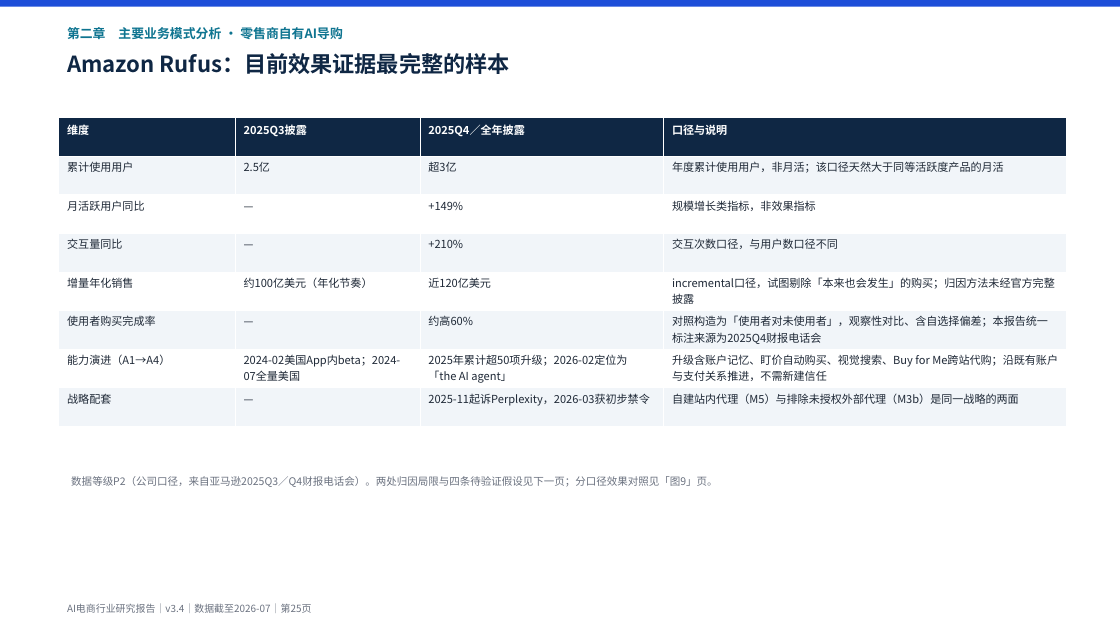
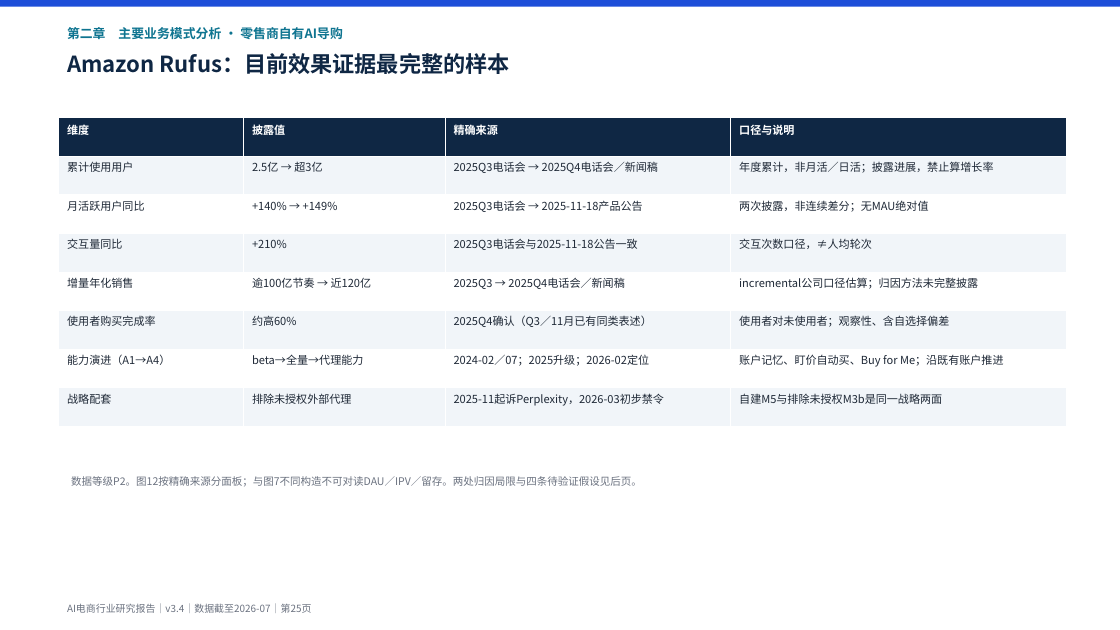
Before and after one commit to breeze2623-create/Aicommerce, a slide deck: slide 25 of report/AI电商行业研究报告.pptx. Drawn at 1120x630 pixels with LibreOffice and Linux fonts; fonts in the diff are those of the drawing. Boxes give left, top, right and bottom in pixels: in the first picture for what was removed or moved away, otherwise in the second. Text is boxed around its words. In the diff, an @@ line names an element or a change of style, - is before the commit and + after.

```diff
--- a/report/AI电商行业研究报告.pptx
+++ b/report/AI电商行业研究报告.pptx
@@ table at [59,118,1067,427] @@
-row 1, column 2: 2025Q3披露
+row 1, column 2: 披露值
-row 1, column 3: 2025Q4／全年披露
+row 1, column 3: 精确来源
-row 2: 累计使用用户 | 2.5亿 | 超3亿 | 年度累计使用用户，非月活；该口径天然大于同等活跃度产品的月活
+row 2: 累计使用用户 | 2.5亿 → 超3亿 | 2025Q3电话会 → 2025Q4电话会／新闻稿 | 年度累计，非月活／日活；披露进展，禁止算增长率
-row 3: 月活跃用户同比 | — | +149% | 规模增长类指标，非效果指标
+row 3: 月活跃用户同比 | +140% → +149% | 2025Q3电话会 → 2025-11-18产品公告 | 两次披露，非连续差分；无MAU绝对值
-row 4: 交互量同比 | — | +210% | 交互次数口径，与用户数口径不同
+row 4: 交互量同比 | +210% | 2025Q3电话会与2025-11-18公告一致 | 交互次数口径，≠人均轮次
-row 5: 增量年化销售 | 约100亿美元（年化节奏） | 近120亿美元 | incremental口径，试图剔除「本来也会发生」的购买；归因方法未经官方完整披露
+row 5: 增量年化销售 | 逾100亿节奏 → 近120亿 | 2025Q3 → 2025Q4电话会／新闻稿 | incremental公司口径估算；归因方法未完整披露
-row 6: 使用者购买完成率 | — | 约高60% | 对照构造为「使用者对未使用者」，观察性对比、含自选择偏差；本报告统一标注来源为2025Q4财报电话会
+row 6: 使用者购买完成率 | 约高60% | 2025Q4确认（Q3／11月已有同类表述） | 使用者对未使用者；观察性、含自选择偏差
-row 7: 能力演进（A1→A4） | 2024-02美国App内beta；2024-07全量美国 | 2025年累计超50项升级；2026-02定位为「the AI agent」 | 升级含账户记忆、盯价自动购买、视觉搜索、Buy for Me跨站代购；沿既有账户与支付关系推进，不需新建信任
+row 7: 能力演进（A1→A4） | beta→全量→代理能力 | 2024-02／07；2025升级；2026-02定位 | 账户记忆、盯价自动买、Buy for Me；沿既有账户推进
-row 8: 战略配套 | — | 2025-11起诉Perplexity，2026-03获初步禁令 | 自建站内代理（M5）与排除未授权外部代理（M3b）是同一战略的两面
+row 8: 战略配套 | 排除未授权外部代理 | 2025-11起诉Perplexity，2026-03初步禁令 | 自建M5与排除未授权M3b是同一战略两面
@@ text at [71,476,642,487]: text changed @@
-数据等级P2（公司口径，来自亚马逊2025Q3／Q4财报电话会）。两处归因局限与四条待验证假设见下一页；分口径效果对照见「图9」页。
+数据等级P2。图12按精确来源分面板；与图7不同构造不可对读DAU／IPV／留存。两处归因局限与四条待验证假设见后页。
```
Also in this commit, not shown: 15 other slides changed, 1 slide added, 13 other files.
